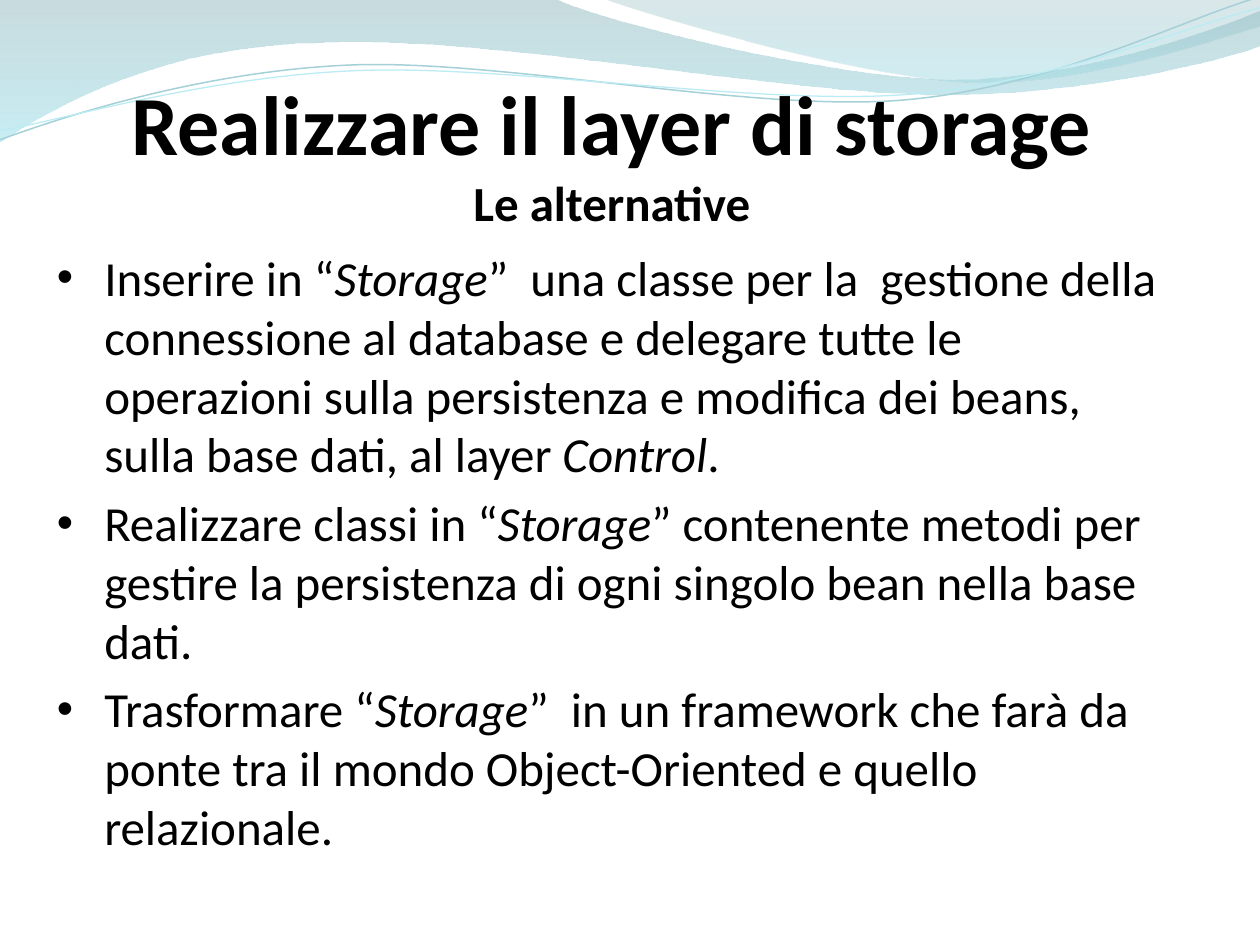
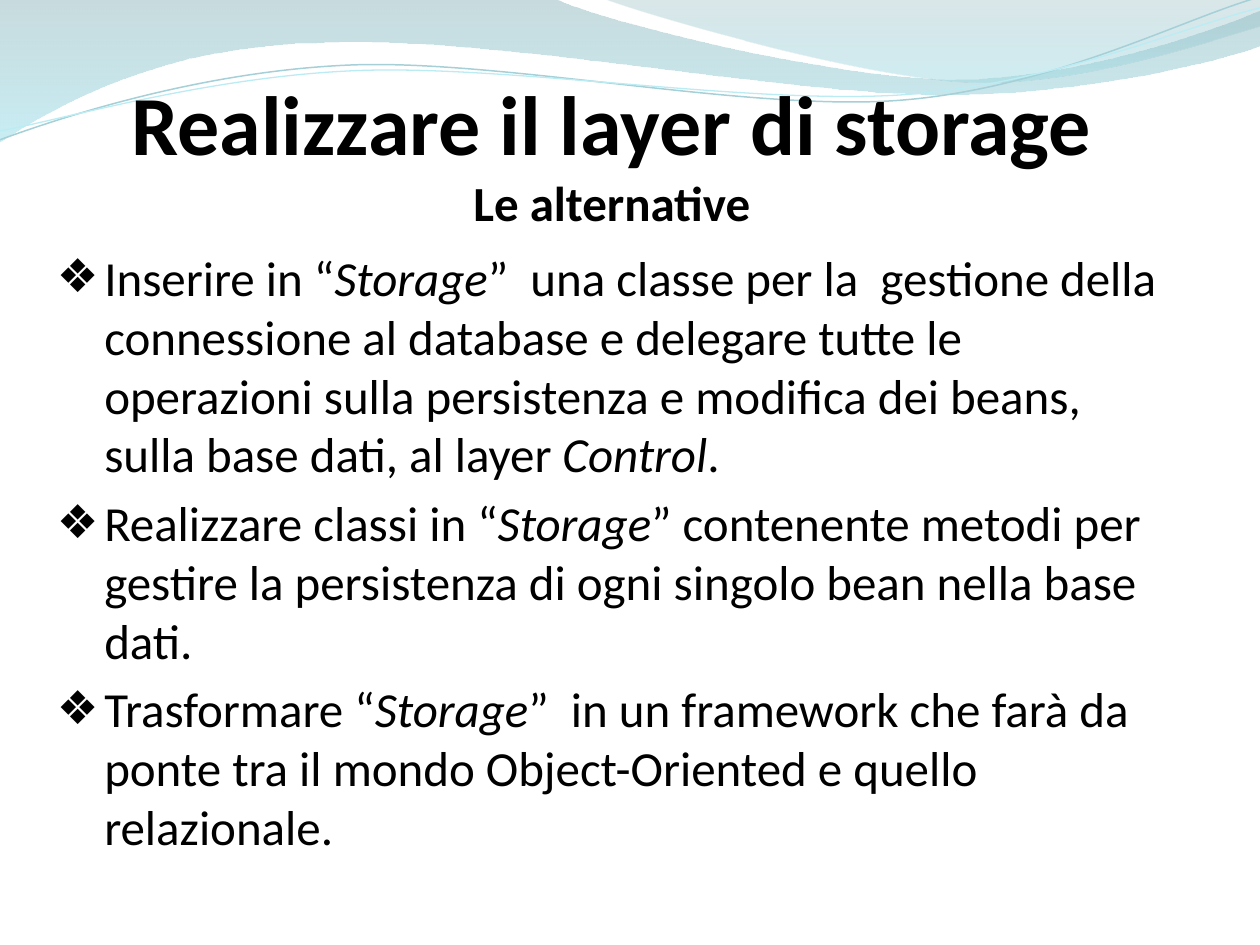
Before and after one commit to ammirate/at-silo, a slide deck: slide 58 of Presentazione/Atsilo1/[BOZZA] Atsilo_A_PresentazioneFinale copia.pptx. Drawn at 1260x945 pixels with LibreOffice and Linux fonts; fonts in the diff are those of the drawing. Boxes give left, top, right and bottom in pixels: in the first picture for what was removed or moved away, otherwise in the second. Text is boxed around its words. In the diff, an @@ line names an element or a change of style, - is before the commit and + after.

Commit message:
[WR] Corretta presentazione framework storage

```diff
--- a/Presentazione/Atsilo1/[BOZZA] Atsilo_A_PresentazioneFinale copia.pptx
+++ b/Presentazione/Atsilo1/[BOZZA] Atsilo_A_PresentazioneFinale copia.pptx
@@ text "Inserire in “Storage” una classe ..." at <box>104,261,1156,846</box>: bullet • to ❖ @@
```
Also in this commit, not shown: 3 other slides changed, 1 slide removed, 1 other file.
